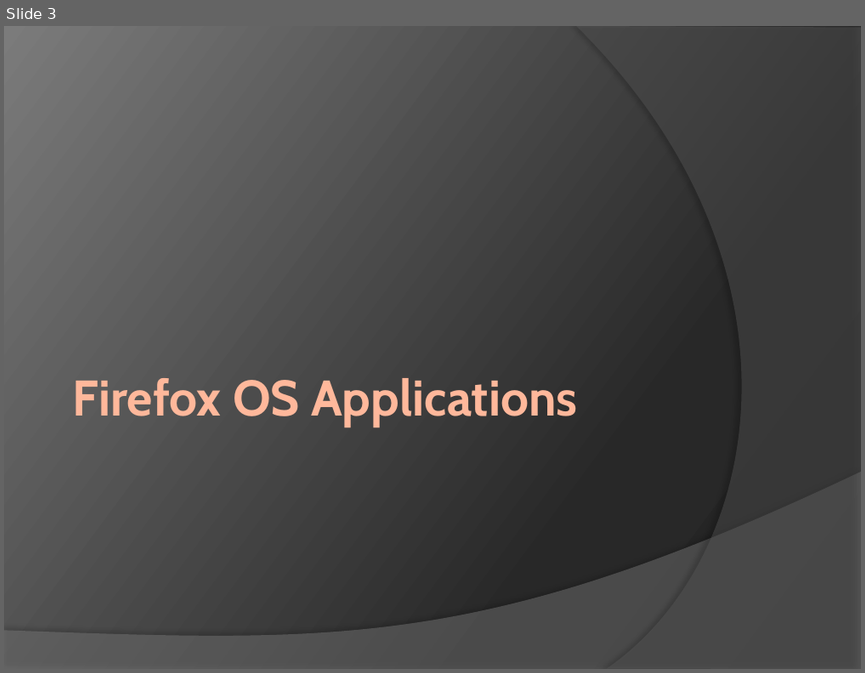
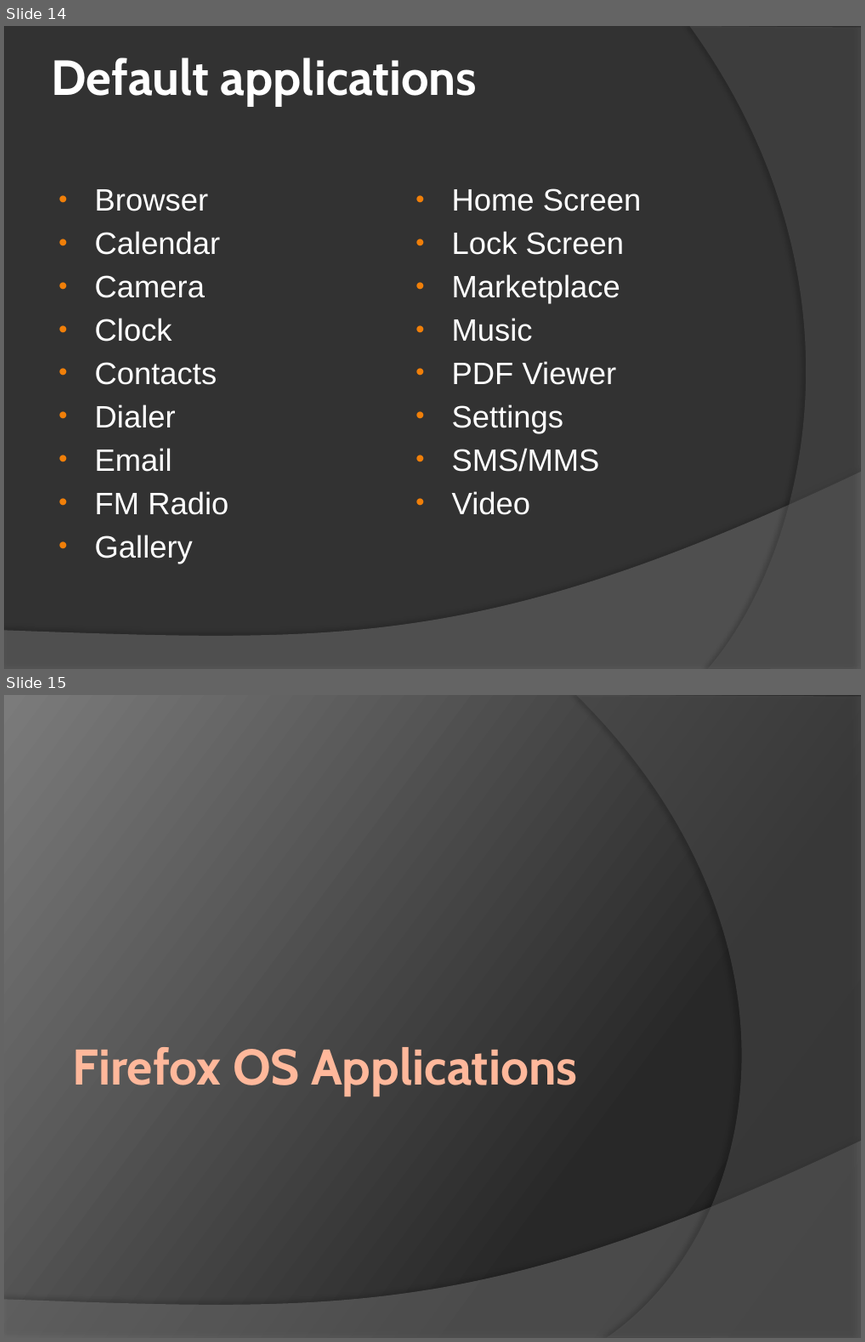
Before and after one commit to ymihaylov/Firefox-OS-Documentation-Project, a slide deck: Firefox OS.pptx. Shown one above the other, each under a label of ours: slide 3 before the commit, slides 14 and 15 after it. The pictures are 865x673 and 865x1342 pixels, drawn with LibreOffice and Linux fonts; fonts in the diff are those of the drawing. Boxes give left, top, right and bottom in pixels: in the first picture for what was removed or moved away, otherwise in the second. Text is boxed around its words. In the diff, an @@ line names an element or a change of style, - is before the commit and + after.

```diff
--- a/Firefox OS.pptx
+++ b/Firefox OS.pptx
@@ slide 14 added at <box>4,26,861,669</box>, background #323232; not listed: 1 template element that a slide beside it also shows @@
@@ freeform shape added at <box>689,26,861,669</box>, fill #5E5E5E at 40% opacity @@
@@ title added at <box>51,57,477,106</box>, 41.4 pt, text #FFFFFF, bold @@
+Default applications
@@ text added at <box>95,189,228,563</box>, 26 pt, text #FFFFFF @@
+• Browser
+• Calendar
+• Camera
+• Clock
+• Contacts
+• Dialer
+• Email
+• FM Radio
+• Gallery
@@ text added at <box>452,188,641,515</box>, 26 pt, text #FFFFFF @@
+• Home Screen
+• Lock Screen
+• Marketplace
+• Music
+• PDF Viewer
+• Settings
+• SMS/MMS
+• Video
@@ what was slide 3 is now slide 15 @@
```
Also in this commit, not shown: 1 slide changed, 12 other slides added, 1 slide removed.
